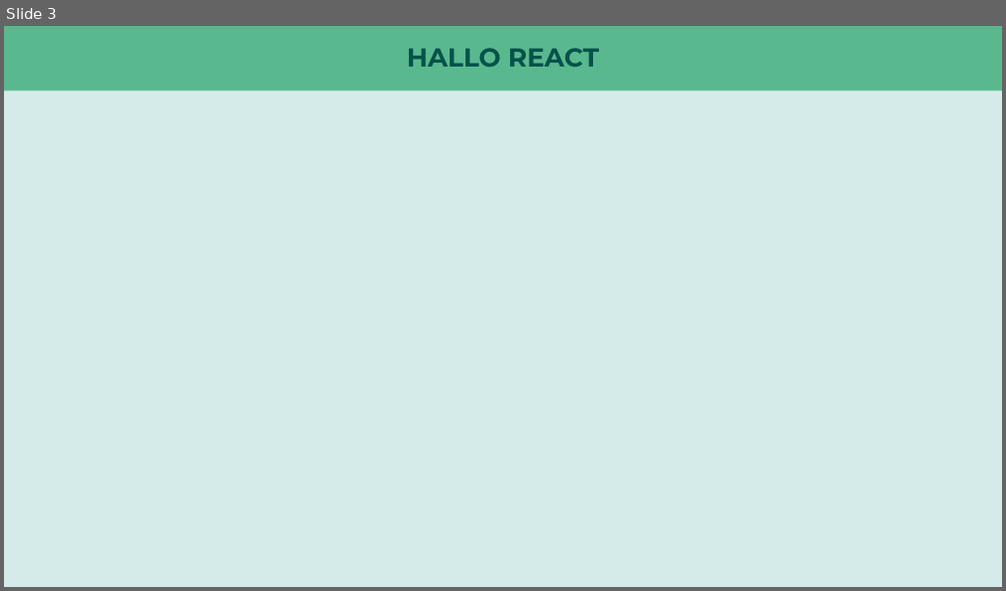
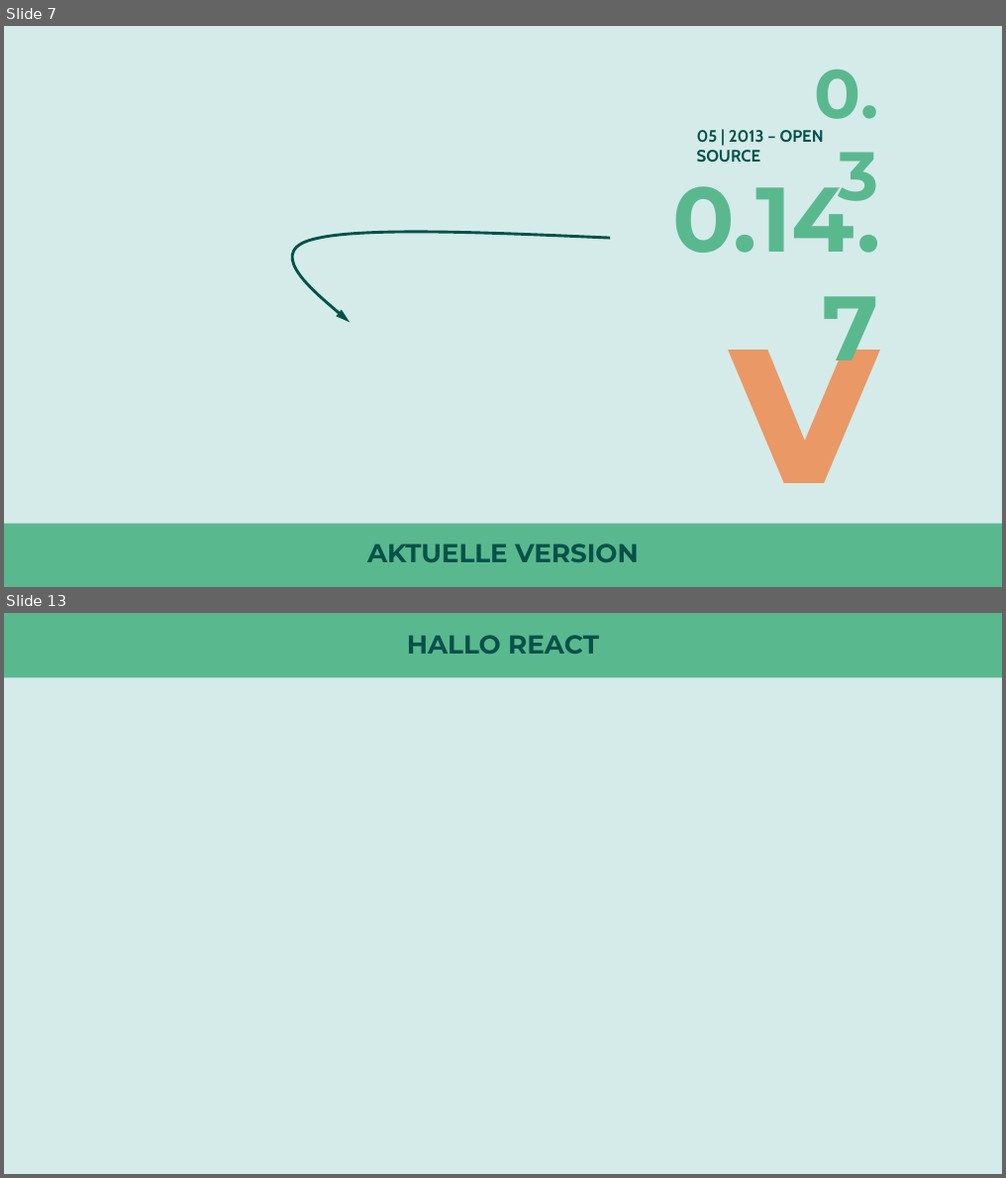
Before and after one commit to nilshartmann/react-talk, a slide deck: react-talk.pptx. Shown one above the other, each under a label of ours: slide 3 before the commit, slides 7 and 13 after it; the slides between them are not shown. The pictures are 1006x591 and 1006x1178 pixels, drawn with LibreOffice and Linux fonts; fonts in the diff are those of the drawing. Boxes give left, top, right and bottom in pixels: in the first picture for what was removed or moved away, otherwise in the second. Text is boxed around its words. In the diff, an @@ line names an element or a change of style, - is before the commit and + after.

```diff
--- a/react-talk.pptx
+++ b/react-talk.pptx
@@ slide 7 added at (4, 26, 1002, 587), background #D4EBE9 @@
@@ text added at (815, 70, 879, 217), 66 pt, text #5AB88F, bold @@
+0.3
@@ text added at (697, 130, 824, 163), 16 pt, text #025249, bold @@
+05 | 2013 – OPEN SOURCE
@@ text added at (672, 163, 880, 381), 88 pt, text #5AB88F, bold @@
+0.14.7
@@ freeform shape added at (297, 232, 611, 322), outline #025249 2.75 pt @@
@@ text added at (731, 242, 879, 540), 239 pt, text #E99866, bold @@
+v 15.0
@@ rectangle added at (4, 524, 1002, 587), fill #5AB88F @@
@@ title added at (367, 544, 639, 563), 25 pt, text #025249, bold @@
+AKTUELLE VERSION
@@ what was slide 3 is now slide 13 @@
```
Also in this commit, not shown: 1 slide changed, 9 other slides added, 13 other files.
